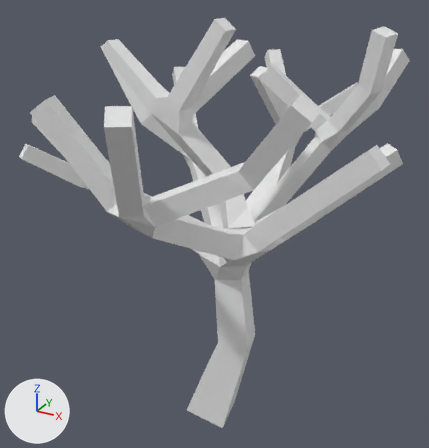
Two versions of the Blender file blender filer/sakura tree.blend, one commit apart.
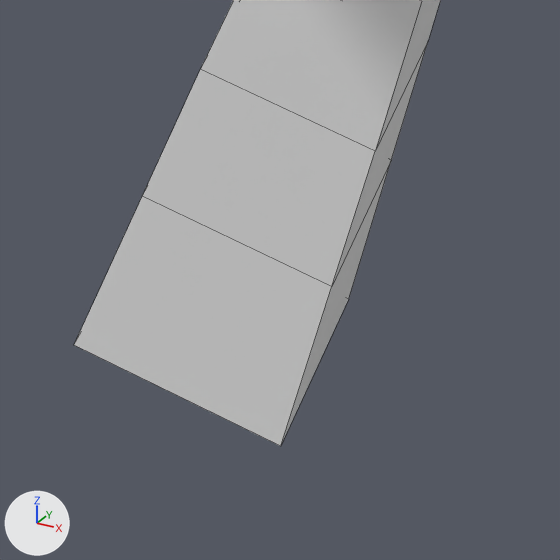
Each version is shown whole from a 50 mm lens placed at (3.85, -8.1, 7.48), pointed at (-0.38, -0.41, 3.64), then close up on the part from 40% to 63% of the width and 78% to 100% of the height. Arrows for +X, +Y and +Z are at lower left; the lights stay in place. The close-ups show mesh edges as thin lines.
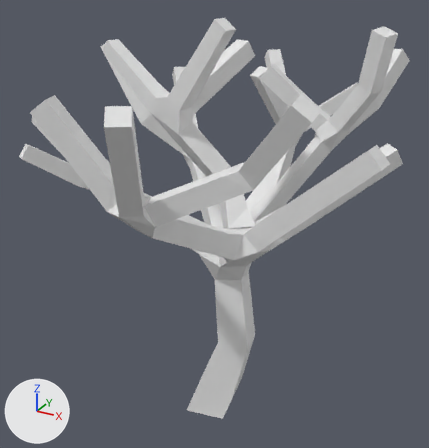
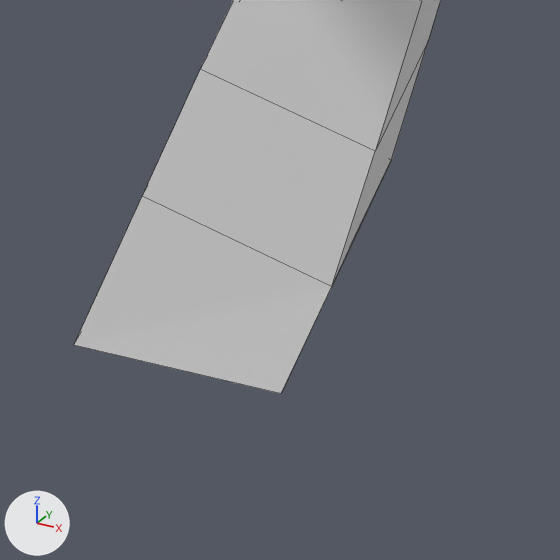
Where the newer file only moved an object's origin or applied its transform, the numbers keep the older frame.

The change, as a diff of the scene's bpy script:
```diff
--- a/blender filer/sakura tree.blend.py
+++ b/blender filer/sakura tree.blend.py
@@ me_cube_001 @@
 me_cube_001.from_pydata(...)  # 868 vertices, 887 faces, 1 loose edge; spans x -3.24..2.92, y -3.69..3.41, z -0.1..6.88
 # used by ob_cube; location = (-0.408, -0.5, 0.0)
-me_cube_001.vertices[0].co = (0.28, 0.41, -0.1)  # pixel (348, 299)
-me_cube_001.vertices[1].co = (0.4, -0.29, -0.1)  # pixel (280, 446)
+# me_cube_001 part 1
+me_cube_001.vertices[0].co = (0.28, 0.41, 0.11)  # pixel (349, 248)
+me_cube_001.vertices[1].co = (0.4, -0.29, 0.11)  # pixel (281, 393)
```

Where the change shows, as pixel boxes [x1, y1, x2, y2] in the close-ups (560 x 560 px; the box of a moved part takes in the faces that stretch with it):
'Cube', reshaped
    before: [74, 0, 440, 446]
    after: [74, 0, 440, 394]
part 1 of me_cube_001, moved or reshaped
    before: [74, 162, 391, 446]
    after: [74, 196, 331, 394]
